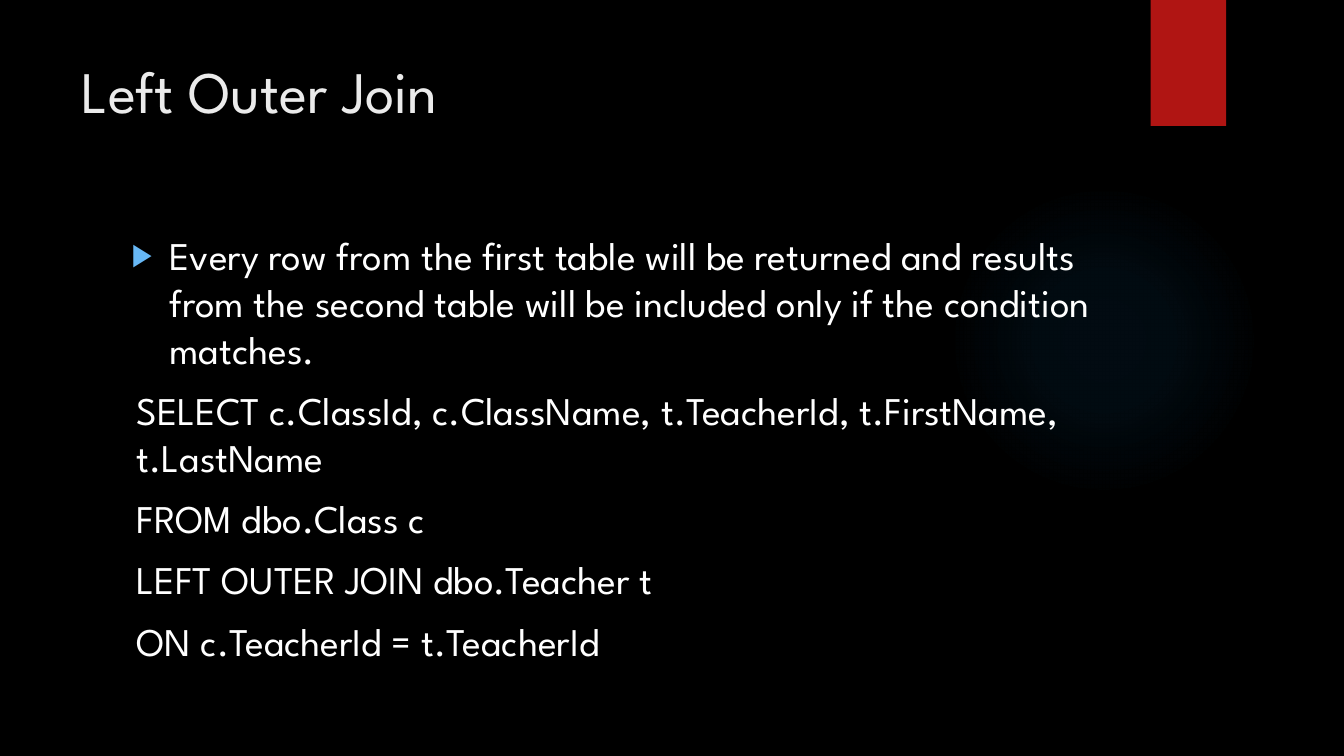
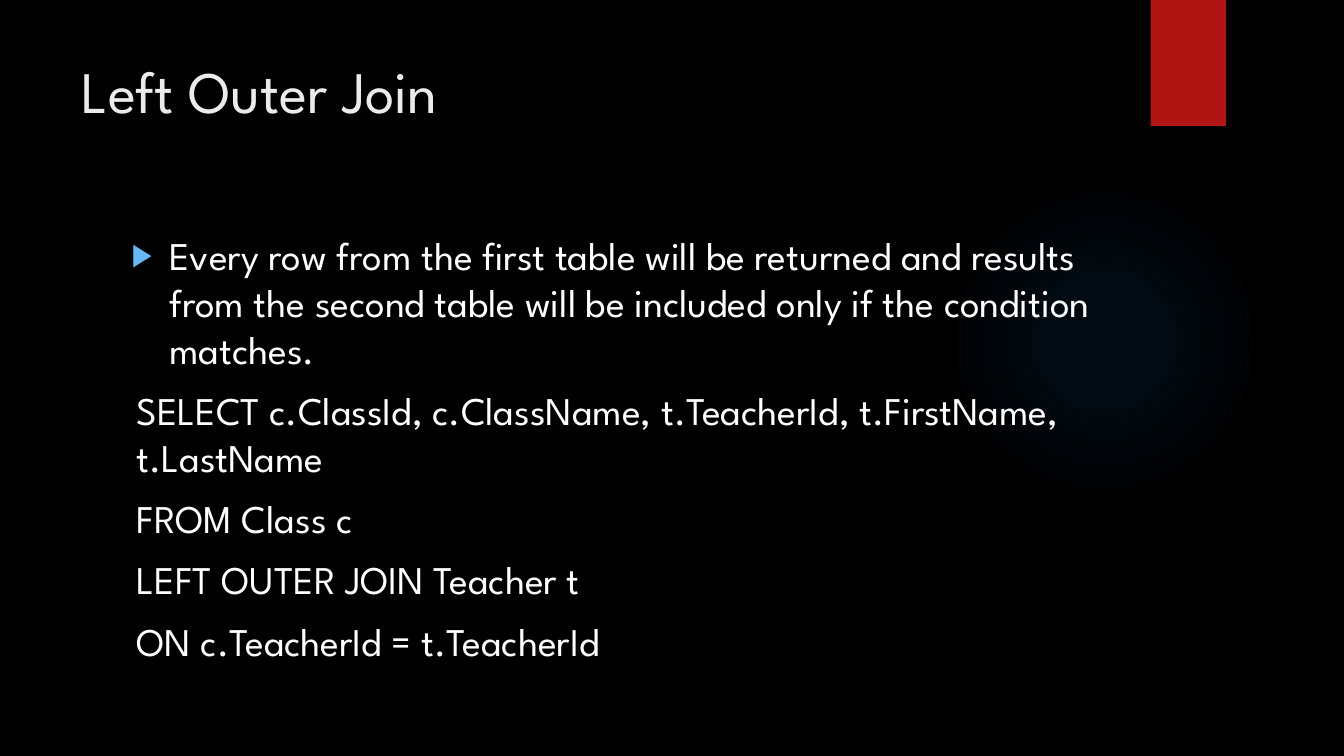
Before and after one commit to LogolsLLC/LogolsFebruary2018, a slide deck: slide 22 of Slides/04_Sql_TrainingPlan.pptx. Drawn at 1344x756 pixels with LibreOffice and Linux fonts; fonts in the diff are those of the drawing; background and template pictures are left out. Boxes give left, top, right and bottom in pixels: in the first picture for what was removed or moved away, otherwise in the second. Text is boxed around its words. In the diff, an @@ line names an element or a change of style, - is before the commit and + after.

```diff
--- a/Slides/04_Sql_TrainingPlan.pptx
+++ b/Slides/04_Sql_TrainingPlan.pptx
@@ text at (x1=137, y1=506, x2=580, y2=595): text changed @@
-FROM dbo.Class c
-LEFT OUTER JOIN dbo.Teacher t
+FROM Class c
+LEFT OUTER JOIN Teacher t
```
Also in this commit, not shown: 10 other slides changed, 9 other files.
